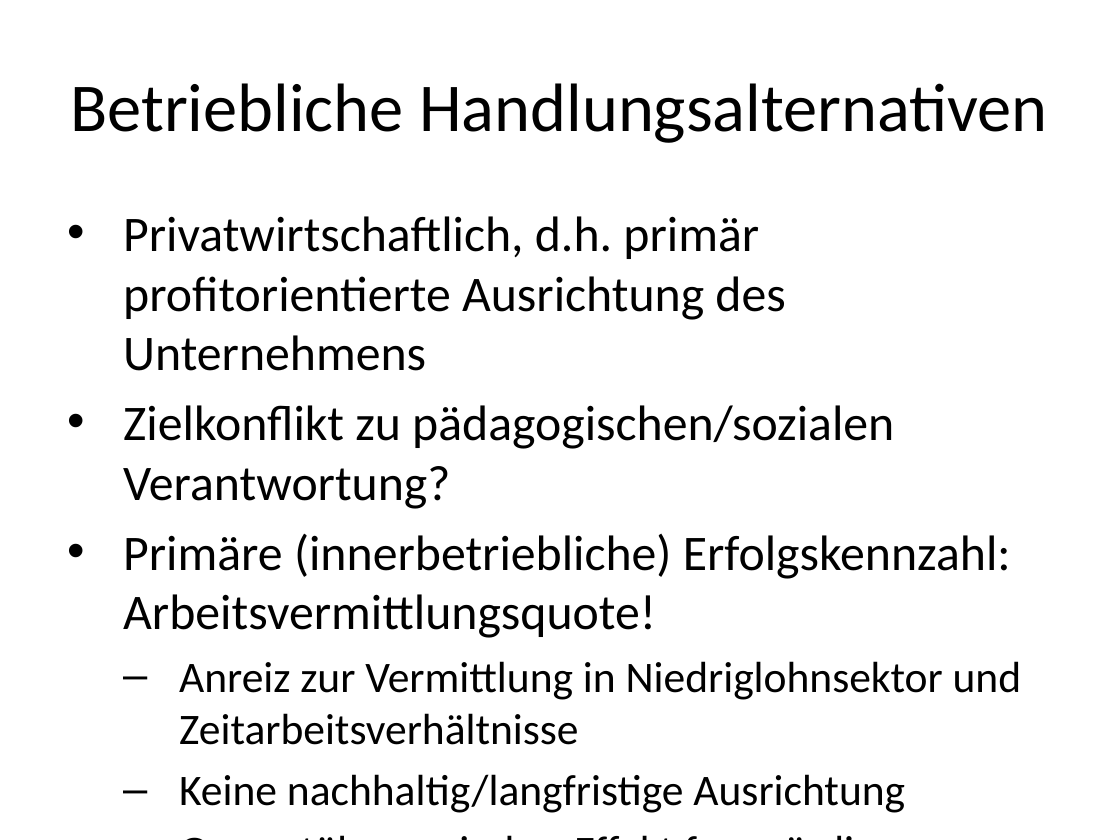
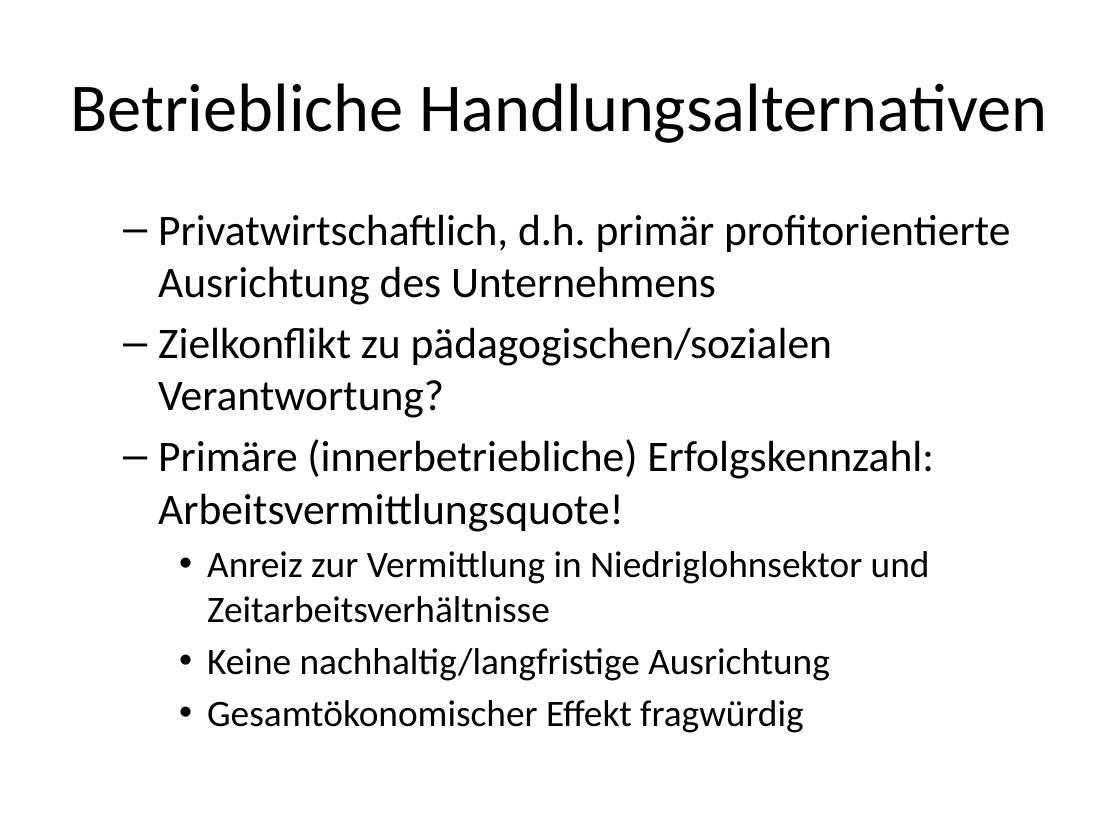
Before and after one commit to roman91DE/wipaed, a slide deck: slide 9 of praktikum/praesentation/praesentation.pptx. Drawn at 1120x840 pixels with LibreOffice and Linux fonts; fonts in the diff are those of the drawing. Boxes give left, top, right and bottom in pixels: in the first picture for what was removed or moved away, otherwise in the second. Text is boxed around its words. In the diff, an @@ line names an element or a change of style, - is before the commit and + after.

```diff
--- a/praktikum/praesentation/praesentation.pptx
+++ b/praktikum/praesentation/praesentation.pptx
@@ text "Privatwirtschaftlich, d.h. primär profitorientierte Ausricht ..." at (158,214,1010,733): size 32 to 28 pt in "Privatwirtschaftlich, d.h. primär profitorientierte Ausricht ...", "Zielkonflikt zu pädagogischen/sozialen Verantwortung?", "Primäre (innerbetriebliche) Erfolgskennzahl: Arbeitsvermittl ..."; size 28 to 24 pt in "Anreiz zur Vermittlung in Niedriglohnsektor und Zeitarbeitsv ...", "Keine nachhaltig/langfristige Ausrichtung", "Gesamtökonomischer Effekt fragwürdig"; bullet • to –; list level 1 to 2 in "Privatwirtschaftlich, d.h. primär profitorientierte Ausricht ..."; list level 1 to 2 in "Zielkonflikt zu pädagogischen/sozialen Verantwortung?"; list level 1 to 2 in "Primäre (innerbetriebliche) Erfolgskennzahl: Arbeitsvermittl ..."; bullet – to •; list level 2 to 3 in "Anreiz zur Vermittlung in Niedriglohnsektor ..."; list level 2 to 3 in "Keine nachhaltig/langfristige Ausrichtung"; list level 2 to 3 in "Gesamtökonomischer Effekt fragwürdig" @@
```
Also in this commit, not shown: 14 other slides changed, 3 other files.
